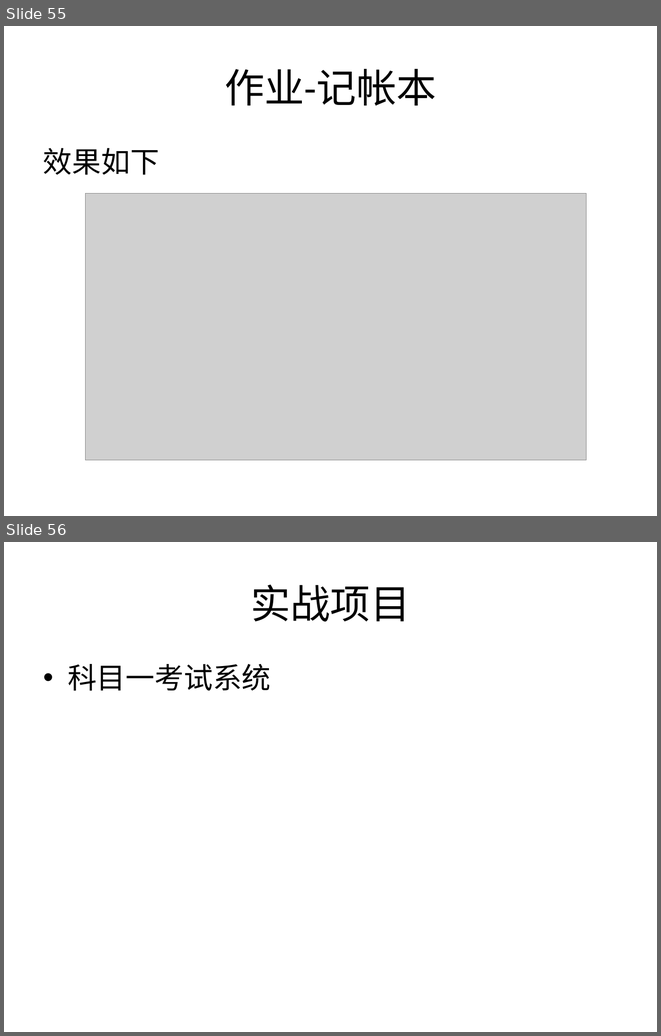
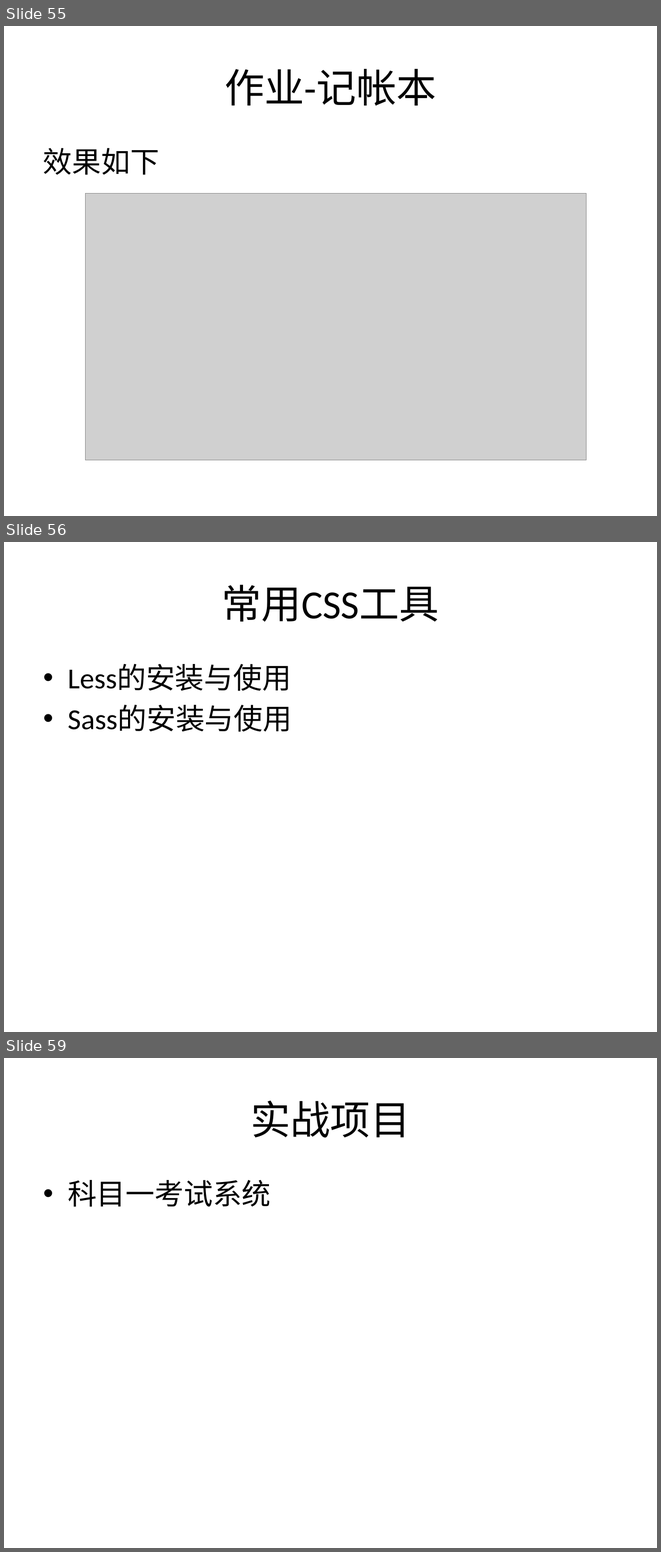
Before and after one commit to plter/HTML5Course20160612, a slide deck: Web前端教学记录.pptx. Shown one above the other, each under a label of ours: slides 55 and 56 before the commit, slides 55, 56 and 59 after it; the slides between them are not shown. The pictures are 661x1036 and 661x1552 pixels, drawn with LibreOffice and Linux fonts; fonts in the diff are those of the drawing; grey boxes stand for pictures. Boxes give left, top, right and bottom in pixels: in the first picture for what was removed or moved away, otherwise in the second. Text is boxed around its words. In the diff, an @@ line names an element or a change of style, - is before the commit and + after.

```diff
--- a/Web前端教学记录.pptx
+++ b/Web前端教学记录.pptx
@@ slide 56 added at (4, 542, 657, 1032), background #FFFFFF @@
@@ title added at (222, 584, 440, 622), 44 pt, text #000000 @@
+常用CSS工具
@@ text added at (68, 664, 292, 732), 32 pt, text #000000 @@
+• Less的安装与使用
+• Sass的安装与使用
@@ what was slide 56 is now slide 59 @@
```
Also in this commit, not shown: 2 other slides added, 12 other files.
